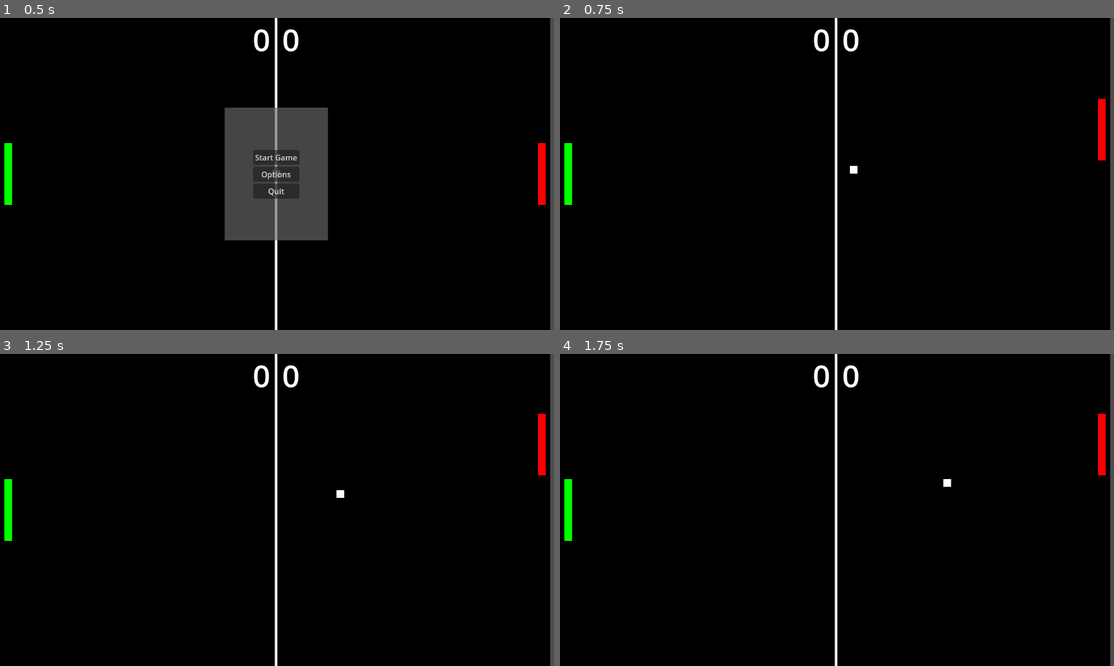
Above: before the commit, frames 1-4 (two rows, left to right).
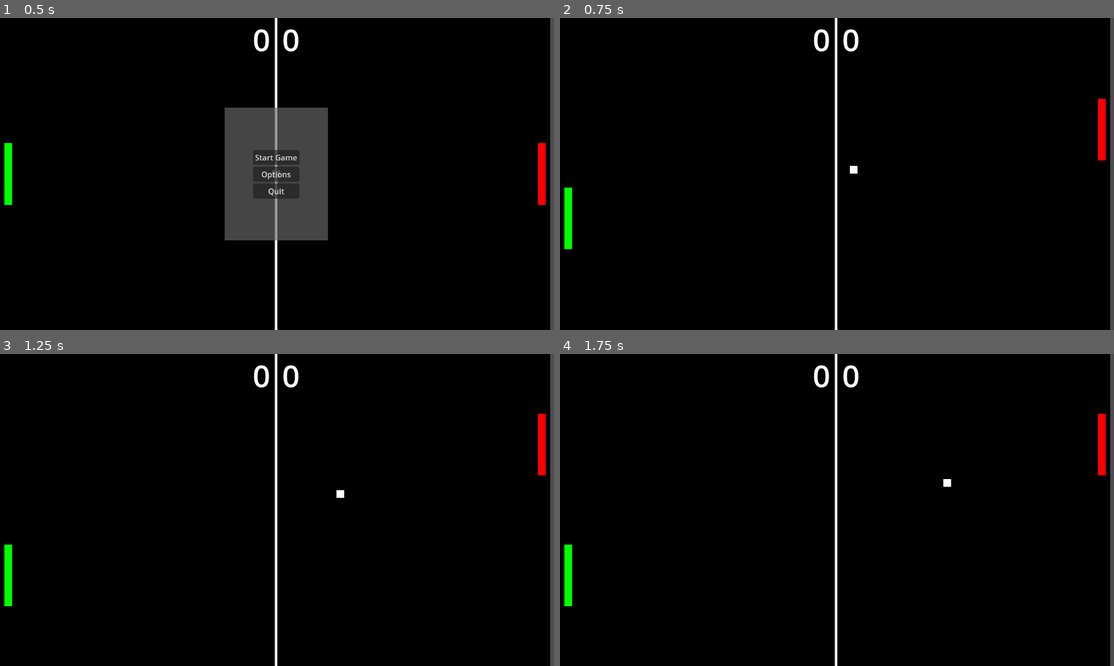
Above: after the commit, the same moments.

Repository: mlioz/pong
Game: Godot game, scene res://main.tscn
Two runs of this game, one before a commit and one after it. Both use one fixed random seed, a clock stepped at 60 frames per second and the inputs below.
Inputs:
- Up to frame 1 (0.5 s): no input
- Up to frame 2 (0.75 s): click "Start Game" at 0.5 s
- Up to frame 3 (1.25 s): no input
- Up to frame 4 (1.75 s): hold Up (ui_up) from 1.28 s (still down); tap S (s) at 1.35 s; tap W (w) at 1.55 s

Frame 1 is identical in both runs. In frame 2, 0.4% of the frame differs, in the area x 0-3%, y 40-75%; in frame 3, 0.6%, in the area x 0-3%, y 40-81%; in frame 4, 0.6%.

Commit message:
both paddles can now be controlled by the computer. moved the computer control logic to the paddle from the ball.

Diff:
--- a/ball.gd
+++ b/ball.gd
@@ -12,7 +12,7 @@
 
 @export var color: Color = Color.WHITE
 
-signal predicted_ball_bounce(y: int)
+signal ball_bounced(pos: Vector2, vel: Vector2)
 signal ball_exited_screen
 
 func _ready() -> void:
@@ -33,8 +33,7 @@
 		velocity = velocity.bounce(collision.get_normal())
 
 		velocity = velocity.normalized() * min(velocity.length() * (1 + speed_increase), max_speed)
-
-		check_and_emit_ball_bounce_position(position, velocity)
+		ball_bounced.emit(position, velocity)
 
 		var collider = collision.get_collider()
 		if collider.name == "Paddle":
@@ -52,28 +51,3 @@
 	var dir = Vector2(randf_range(-1, 1), randf_range(-0.3, 0.3)).normalized()
 	velocity = dir * speed
 	position = screen_size / 2
-
-	if dir.x > 0:
-		check_and_emit_ball_bounce_position(position, velocity)
-
-func check_and_emit_ball_bounce_position(ball_pos: Vector2, ball_vel: Vector2) -> void:
-	if velocity.x > 0:
-		var ball_y_bounce_predictions = get_preicted_ball_bounce(ball_pos, ball_vel)
-
-		# AI shouldn't move if the ball's bounce y coordinate is not on screen
-		if ball_y_bounce_predictions > 0:
-			predicted_ball_bounce.emit(ball_y_bounce_predictions)
-
-func get_preicted_ball_bounce(pos: Vector2, vel: Vector2) -> int:
-	 #Use the parametric equation for the ball's path to find what y value it will bounce on the AI's wall
-	 #pos = (posx, posy)
-	 #vel = (velx, vely)
-	 #x(t) = posx + velx*t
-	 #y(t) = posy + vely*t
-	 #t = (x - pox)/velx
-	 #y = posy + vely/velx*(x-posx)
-
-	var ai_paddle_x_pos = screen_size.x - 25
-	var ball_y_bounce = pos.y + vel.y/vel.x * (ai_paddle_x_pos - pos.x)
-
-	return ball_y_bounce
--- a/main.gd
+++ b/main.gd
@@ -15,11 +15,14 @@
 var score_ai: int = 0
 
 func _ready() -> void:
-	player = Paddle.new_paddle(Color.GREEN, Globals.ControlMethod.WASD)
+	player = Paddle.new_paddle(Color.GREEN, Globals.ControlMethod.COMPUTER)
 	opponent = Paddle.new_paddle(Color.RED, Globals.ControlMethod.COMPUTER)
 
 	if opponent.control_method == Globals.ControlMethod.COMPUTER:
-		$Ball.predicted_ball_bounce.connect(opponent._on_ball_predicted_ball_bounce)
+		$Ball.ball_bounced.connect(opponent.on_ball_bounce)
+
+	if player.control_method == Globals.ControlMethod.COMPUTER:
+		$Ball.ball_bounced.connect(player.on_ball_bounce)
 
 	self.add_child(player)
 	self.add_child(opponent)
@@ -37,6 +40,8 @@
 func start_game() -> void:
 	ui_play_button.text = "Start Game"
 	unpause()
+	player.on_ball_bounce($Ball.position, $Ball.velocity)
+	opponent.on_ball_bounce($Ball.position, $Ball.velocity)
 
 func game_over() -> void:
 	if $Ball.position.x < 0:
--- a/paddle.gd
+++ b/paddle.gd
@@ -12,7 +12,7 @@
 @export var control_method: Globals.ControlMethod = Globals.ControlMethod.WASD
 
 func _ready() -> void:
-	$PlayerSprite.texture = create_paddle_texture(color)
+	$PlayerSprite.texture = draw_paddle(color)
 
 	if control_method == Globals.ControlMethod.COMPUTER:
 		new_position = position
@@ -48,11 +48,22 @@
 		# Prevents the paddle from going off the screen
 		position.y = clampf(position.y, paddle_size.y / 2, screen_size.y - paddle_size.y / 2)
 
-func create_paddle_texture(paddle_color: Color) -> ImageTexture:
+func draw_paddle(paddle_color: Color) -> ImageTexture:
 	var img = Image.create(int(paddle_size.x), int(paddle_size.y), false, Image.FORMAT_RGBA8)
 	img.fill(paddle_color)
 
 	return ImageTexture.create_from_image(img)
 
-func _on_ball_predicted_ball_bounce(y: int) -> void:
-	new_position.y = y
+func on_ball_bounce(pos: Vector2, vel: Vector2) -> void:
+	new_position.y = get_ball_path(pos, vel)
+
+func get_ball_path(pos: Vector2, vel: Vector2) -> int:
+	 #Using a parametric line equation to define the ball's path to find what y value it will bounce on the AI's wall
+	 #pos = (posx, posy)
+	 #vel = (velx, vely)
+	 #x(t) = posx + velx*t
+	 #y(t) = posy + vely*t
+	 #t = (x - pox)/velx
+	 #y = posy + vely/velx*(x-posx)
+
+	return pos.y + vel.y/vel.x * (position.x - pos.x)
